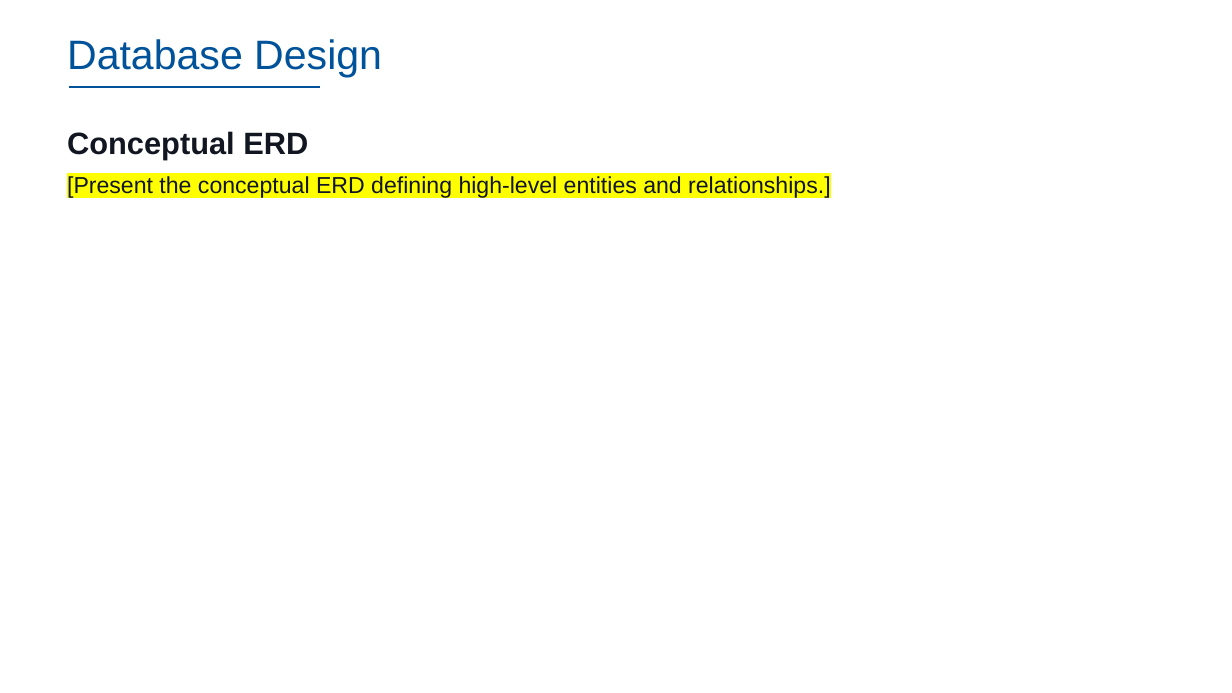
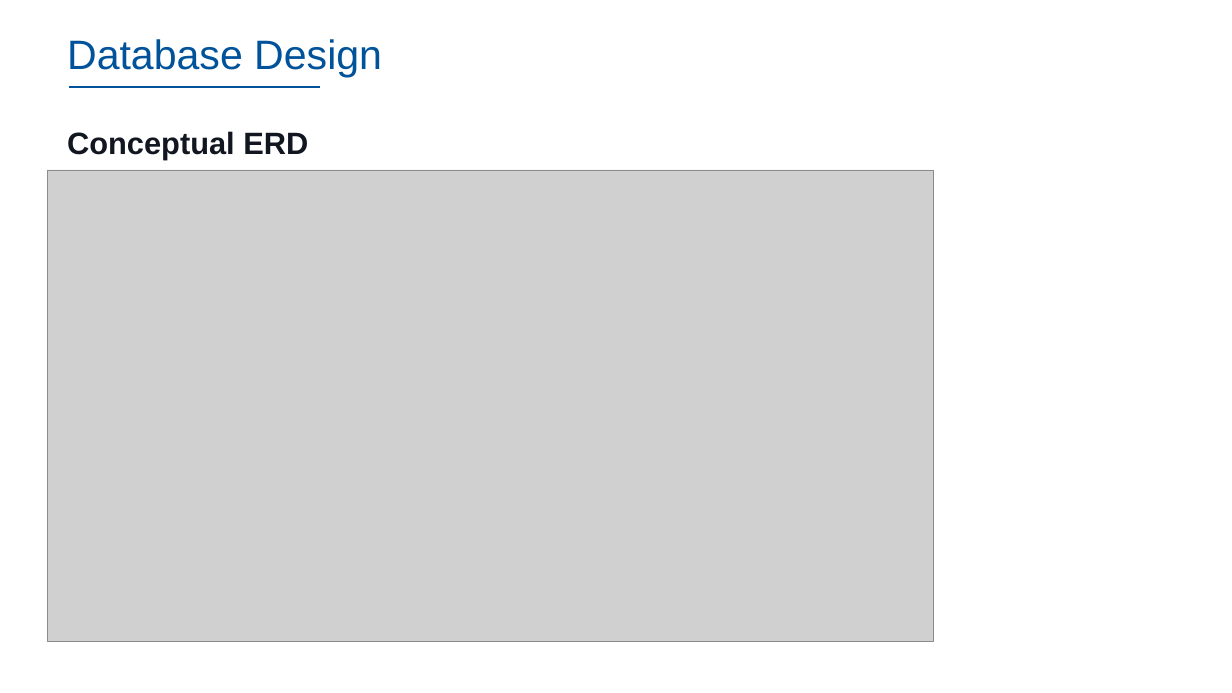
Before and after one commit to dennislamcv1/IBMSA, a slide deck: slide 31 of Systems Analyst Capstone Project/Final SubmissionDL.pptx. Drawn at 1232x693 pixels with LibreOffice and Linux fonts; fonts in the diff are those of the drawing; grey boxes stand for pictures; background and template pictures are left out. Boxes give left, top, right and bottom in pixels: in the first picture for what was removed or moved away, otherwise in the second. Text is boxed around its words. In the diff, an @@ line names an element or a change of style, - is before the commit and + after.

```diff
--- a/Systems Analyst Capstone Project/Final SubmissionDL.pptx
+++ b/Systems Analyst Capstone Project/Final SubmissionDL.pptx
@@ picture added at box(47, 170, 934, 642) @@
@@ text at box(67, 176, 830, 199): paragraph removed @@
-[Present the conceptual ERD defining high-level entities and relationships.]
```
Also in this commit, not shown: 8 other slides changed.
